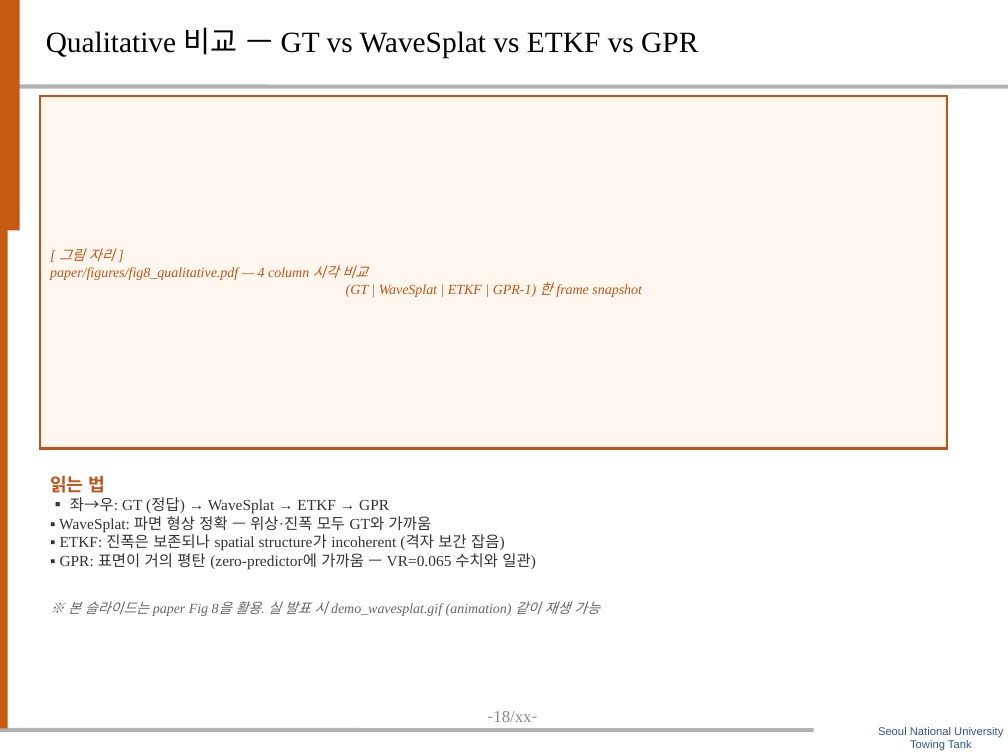
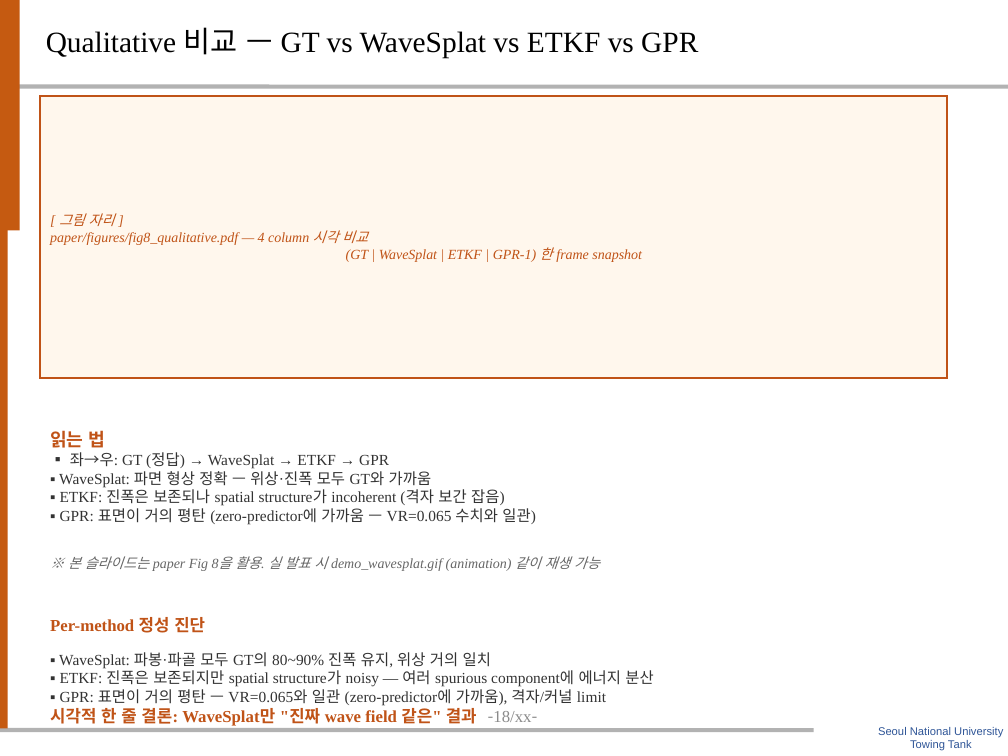
Before and after one commit to SAEYONGPARK94/wavesplat, a slide deck: slide 19 of wavesplat/docs/labmeeting_wavesplat.pptx. Drawn at 1008x756 pixels with LibreOffice and Linux fonts; fonts in the diff are those of the drawing; background and template pictures are left out. Boxes give left, top, right and bottom in pixels: in the first picture for what was removed or moved away, otherwise in the second. Text is boxed around its words. In the diff, an @@ line names an element or a change of style, - is before the commit and + after.

```diff
--- a/wavesplat/docs/labmeeting_wavesplat.pptx
+++ b/wavesplat/docs/labmeeting_wavesplat.pptx
@@ rectangle "[ 그림 자리 ] paper/figures/fig8_qualitative.pdf ...": place and size @@
-rectangle "[ 그림 자리 ] paper/figures/fig8_qualitative.pdf ..." at [40, 96, 948, 449]
+rectangle "[ 그림 자리 ] paper/figures/fig8_qualitative.pdf ..." at [40, 96, 948, 378]
@@ text "읽는 법": place and size @@
-text "읽는 법" at [50, 475, 600, 616]
+text "읽는 법" at [50, 430, 600, 571]
@@ text added at [50, 617, 205, 633], 12 pt, text #C05317, bold @@
+Per-method 정성 진단
@@ text added at [50, 652, 653, 727], 11 pt, text #333333 @@
+▪ WaveSplat: 파봉·파골 모두 GT의 80~90% 진폭 유지, 위상 거의 일치
+▪ ETKF: 진폭은 보존되지만 spatial structure가 noisy — 여러 spurious component에 에너지 분산
+▪ GPR: 표면이 거의 평탄 — VR=0.065와 일관 (zero-predictor에 가까움), 격자/커널 limit
+시각적 한 줄 결론: WaveSplat만 "진짜 wave field 같은" 결과
```
Also in this commit, not shown: 5 other slides changed, 2 other files.
